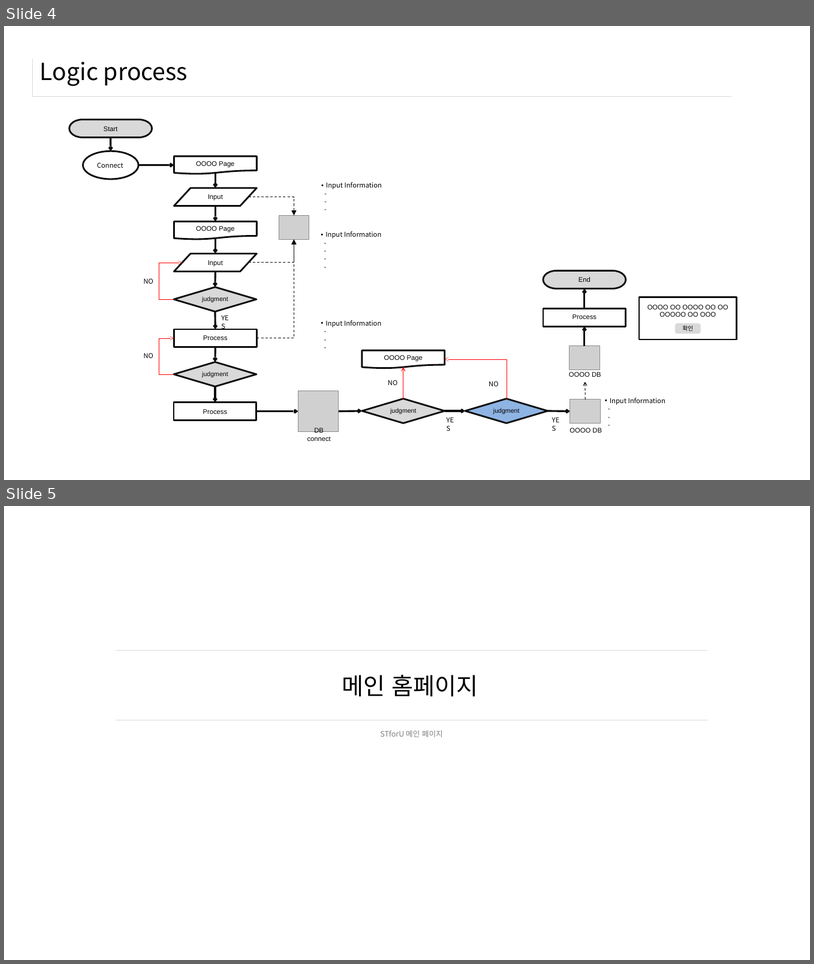
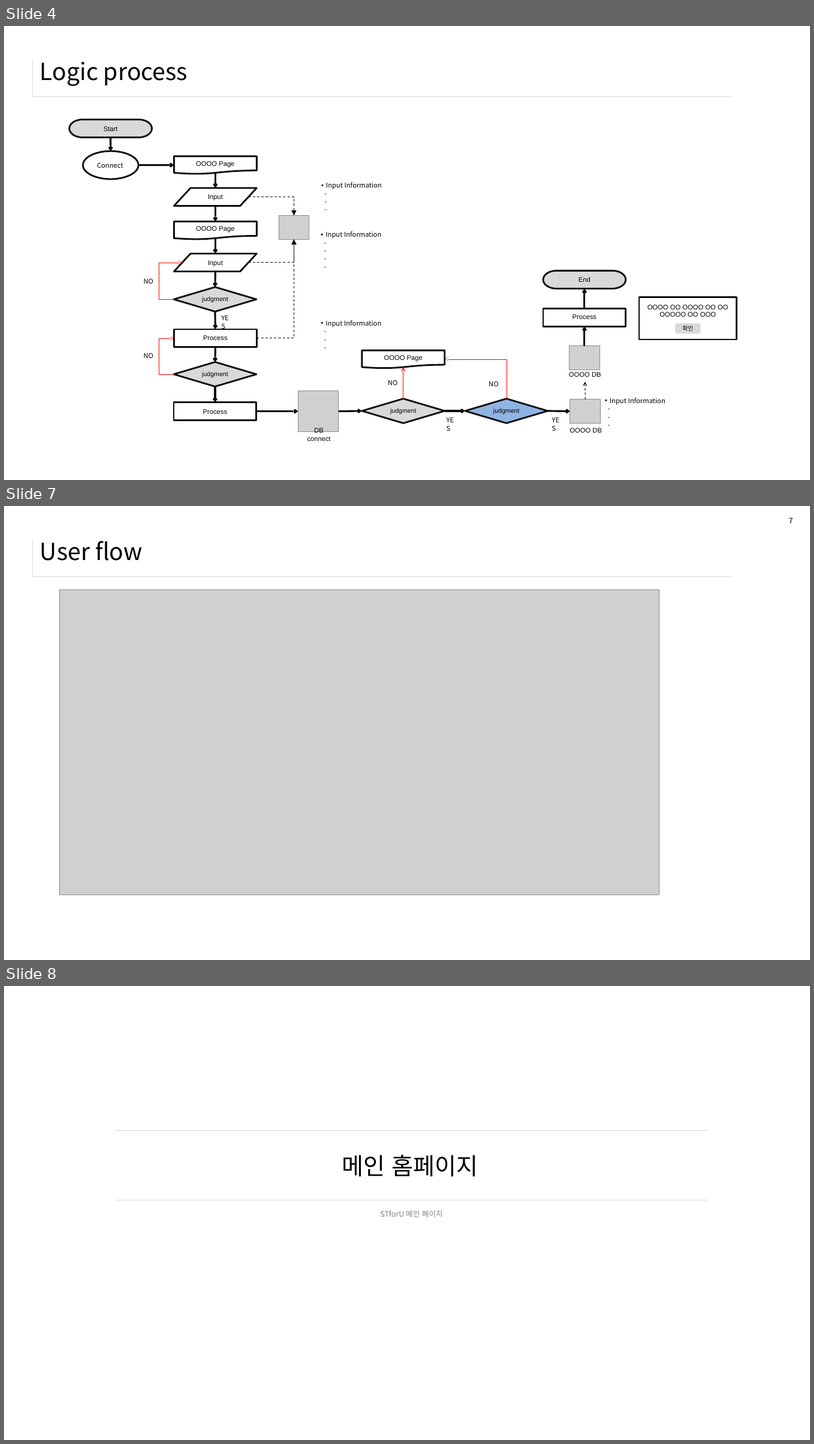
Before and after one commit to mingj7235/GB_Study, a slide deck: javascript/STFORU_포트폴리오_김민재.pptx. Shown one above the other, each under a label of ours: slides 4 and 5 before the commit, slides 4, 7 and 8 after it; the slides between them are not shown. The pictures are 814x964 and 814x1444 pixels, drawn with LibreOffice and Linux fonts; fonts in the diff are those of the drawing; grey boxes stand for pictures. Boxes give left, top, right and bottom in pixels: in the first picture for what was removed or moved away, otherwise in the second. Text is boxed around its words. In the diff, an @@ line names an element or a change of style, - is before the commit and + after.

```diff
--- a/javascript/STFORU_포트폴리오_김민재.pptx
+++ b/javascript/STFORU_포트폴리오_김민재.pptx
@@ slide 7 added at <box>4,506,810,960</box>, background #FFFFFF; not listed: 1 template element that a slide beside it also shows @@
@@ page number added at <box>789,517,794,523</box>, 9 pt, text #000000 @@
+7
@@ title added at <box>40,541,143,561</box>, 28 pt, text #000000 @@
+User flow
@@ picture added at <box>60,590,660,895</box> @@
@@ what was slide 5 is now slide 8 @@
```
Also in this commit, not shown: 3 slides changed, 6 other slides added, 1 slide removed, 13 other files.
